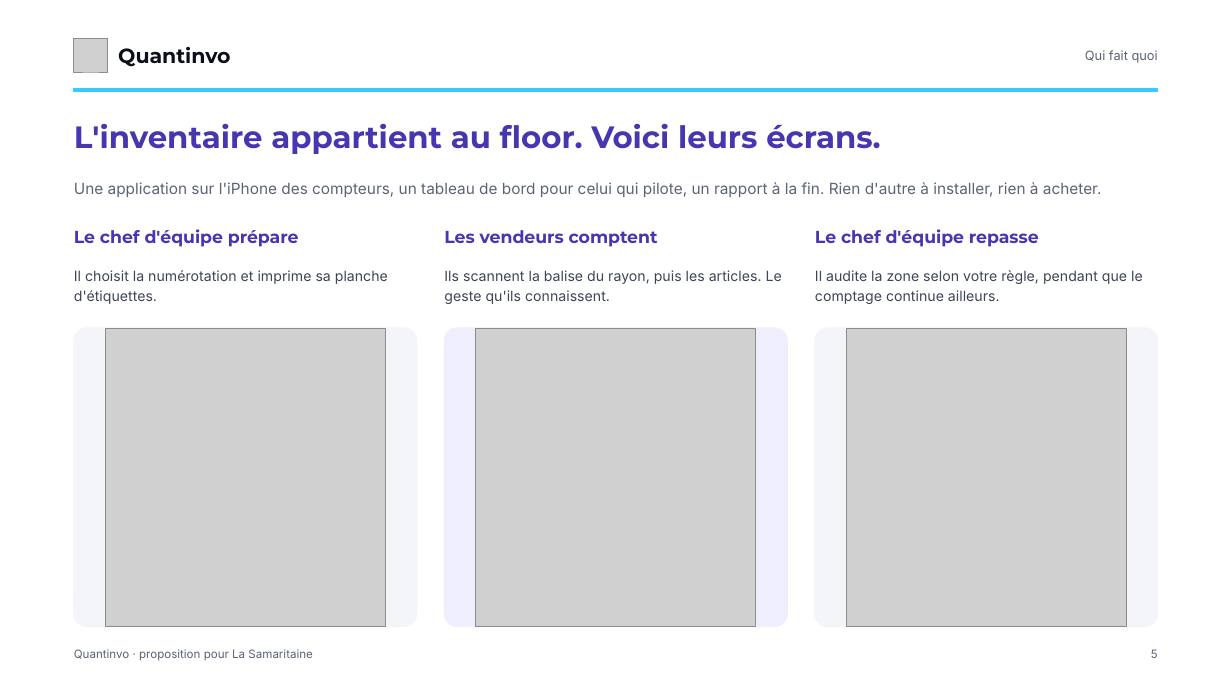
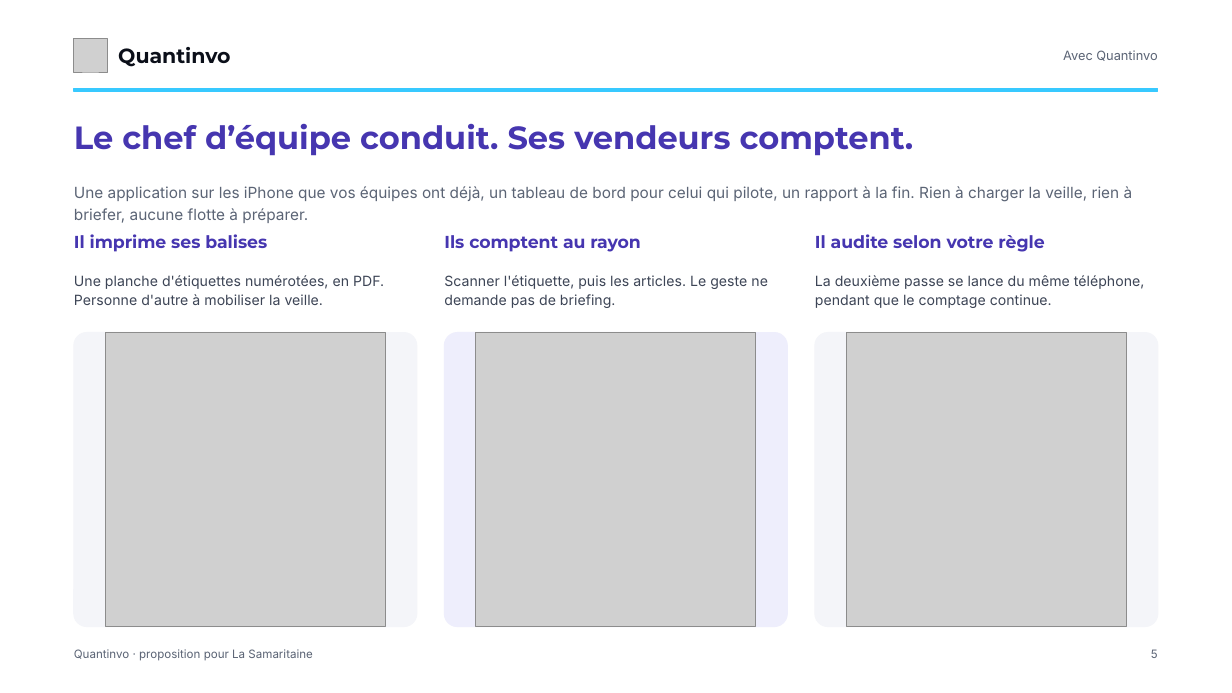
Before and after one commit to devkaylab/Inventaire, a slide deck: slide 5 of docs/entreprise/deck/Quantinvo-Samaritaine-marque.pptx. Drawn at 1232x693 pixels with LibreOffice and Linux fonts; fonts in the diff are those of the drawing; grey boxes stand for pictures. Boxes give left, top, right and bottom in pixels: in the first picture for what was removed or moved away, otherwise in the second. Text is boxed around its words. In the diff, an @@ line names an element or a change of style, - is before the commit and + after.

```diff
--- a/docs/entreprise/deck/Quantinvo-Samaritaine-marque.pptx
+++ b/docs/entreprise/deck/Quantinvo-Samaritaine-marque.pptx
@@ text at [1063, 50, 1157, 61]: text changed @@
-Qui fait quoi
+Avec Quantinvo
@@ text at [74, 124, 914, 156]: text changed; size 24 to 25 pt @@
-L'inventaire appartient au floor. Voici leurs écrans.
+Le chef d’équipe conduit. Ses vendeurs comptent.
@@ text at [74, 186, 1133, 223]: text changed @@
-Une application sur l'iPhone des compteurs, un tableau de bord pour celui qui pilote, un rapport à la fin. Rien d'autre à installer, rien à acheter.
+Une application sur les iPhone que vos équipes ont déjà, un tableau de bord pour celui qui pilote, un rapport à la fin. Rien à charger la veille, rien à briefer, aucune flotte à préparer.
@@ text at [74, 234, 267, 252]: text changed @@
-Le chef d'équipe prépare
+Il imprime ses balises
@@ text at [444, 235, 641, 252]: text changed @@
-Les vendeurs comptent
+Ils comptent au rayon
@@ text at [815, 234, 1044, 252]: text changed @@
-Le chef d'équipe repasse
+Il audite selon votre règle
@@ text at [74, 275, 384, 305]: text changed @@
-Il choisit la numérotation et imprime sa planche d'étiquettes.
+Une planche d'étiquettes numérotées, en PDF. Personne d'autre à mobiliser la veille.
@@ text at [444, 275, 768, 308]: text changed @@
-Ils scannent la balise du rayon, puis les articles. Le geste qu'ils connaissent.
+Scanner l'étiquette, puis les articles. Le geste ne demande pas de briefing.
@@ text at [815, 275, 1145, 308]: text changed @@
-Il audite la zone selon votre règle, pendant que le comptage continue ailleurs.
+La deuxième passe se lance du même téléphone, pendant que le comptage continue.
@@ rounded rectangle: place and size @@
-rounded rectangle at [74, 328, 417, 627]
+rounded rectangle at [74, 333, 417, 627]
@@ picture: place and size @@
-picture at [105, 328, 385, 627]
+picture at [105, 333, 385, 627]
@@ rounded rectangle: place and size @@
-rounded rectangle at [445, 328, 787, 627]
+rounded rectangle at [445, 333, 787, 627]
@@ picture: place and size @@
-picture at [476, 328, 756, 627]
+picture at [476, 333, 756, 627]
@@ proportions changed in 3 elements at [74, 333, 417, 627], [445, 333, 787, 627], [815, 333, 1158, 627] @@
@@ rounded rectangle: place and size @@
-rounded rectangle at [815, 328, 1158, 627]
+rounded rectangle at [815, 333, 1158, 627]
@@ picture: place and size @@
-picture at [847, 328, 1127, 627]
+picture at [847, 333, 1127, 627]
```
Also in this commit, not shown: 4 other slides changed, 1 slide added, 1 slide removed, 3 other files.
